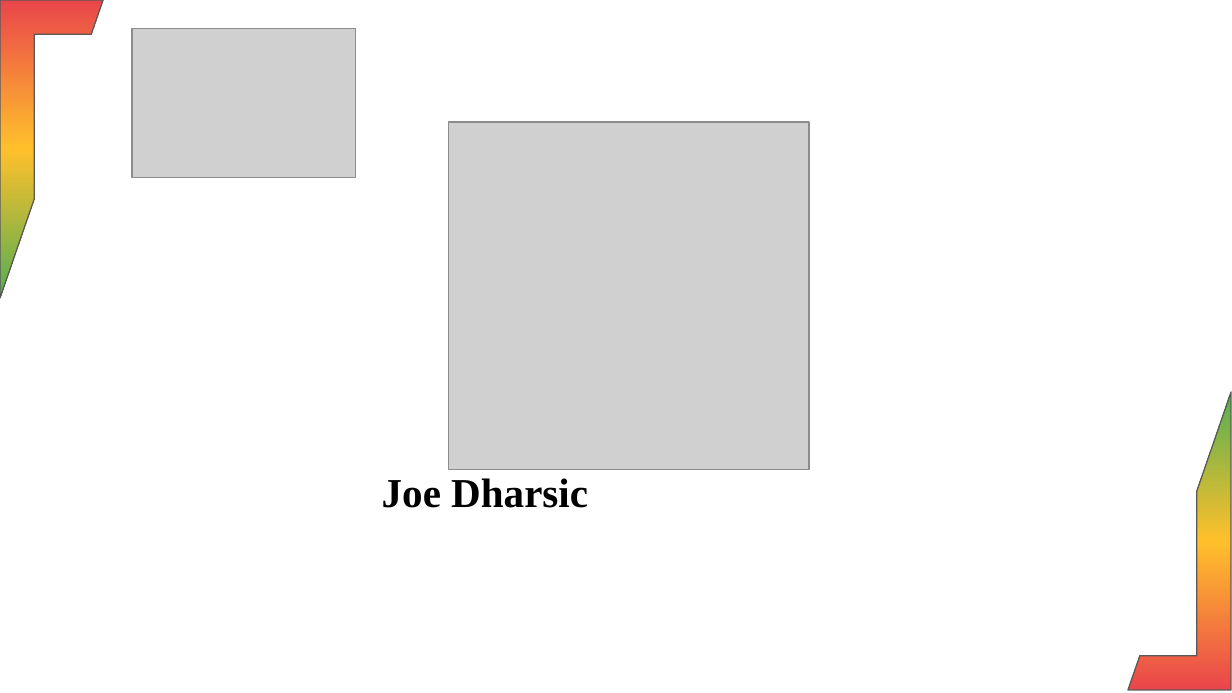
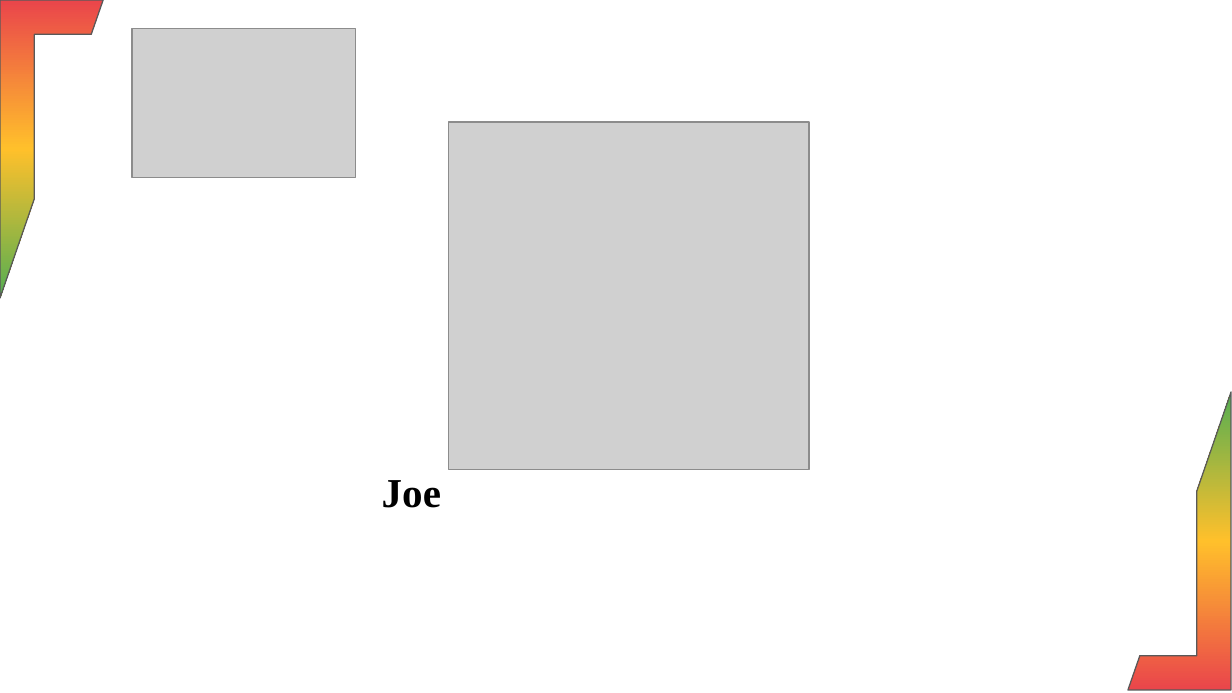
Before and after one commit to Joedharsic07/entrans-hr-hub-fullstack, a slide deck: slide 1 of entrans-hr-hub-backend/myproject/media/Final_Anniversary_Presentation.pptx. Drawn at 1232x693 pixels with LibreOffice and Linux fonts; fonts in the diff are those of the drawing; grey boxes stand for pictures; background and template pictures are left out. Boxes give left, top, right and bottom in pixels: in the first picture for what was removed or moved away, otherwise in the second. Text is boxed around its words. In the diff, an @@ line names an element or a change of style, - is before the commit and + after.

```diff
--- a/entrans-hr-hub-backend/myproject/media/Final_Anniversary_Presentation.pptx
+++ b/entrans-hr-hub-backend/myproject/media/Final_Anniversary_Presentation.pptx
@@ text at (382,480,441,508): text changed @@
-Joe Dharsic
+Joe
```
Also in this commit, not shown: 8 other slides changed, 2 slides added, 2 slides removed, 28 other files.
